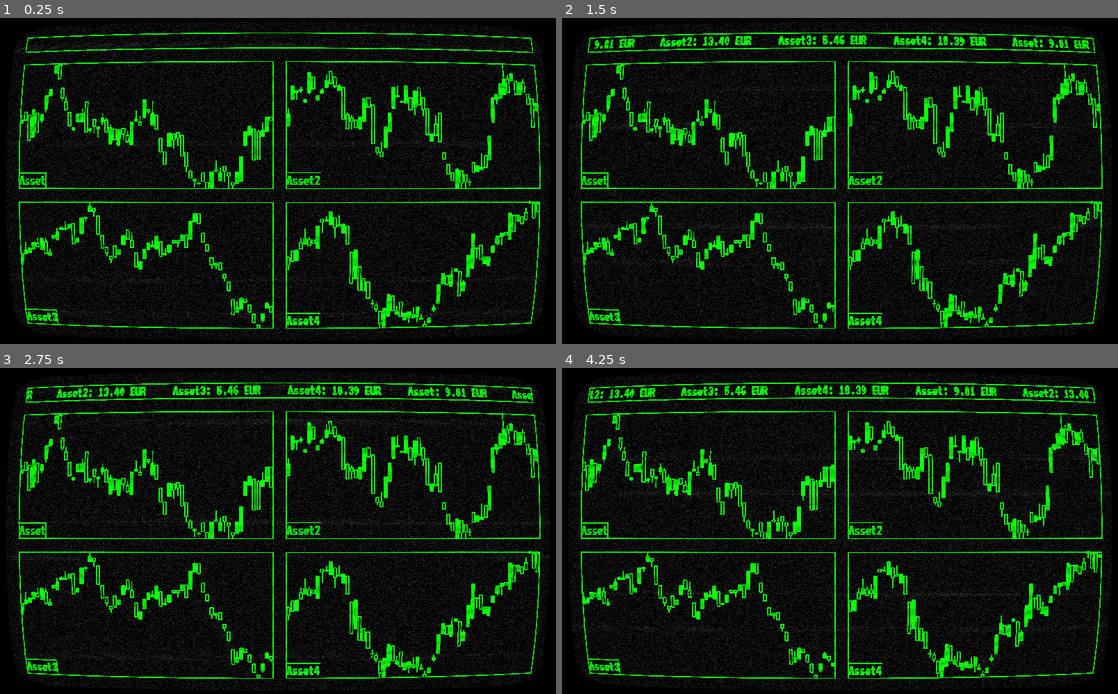
Above: before the commit, frames 1-4 (two rows, left to right).
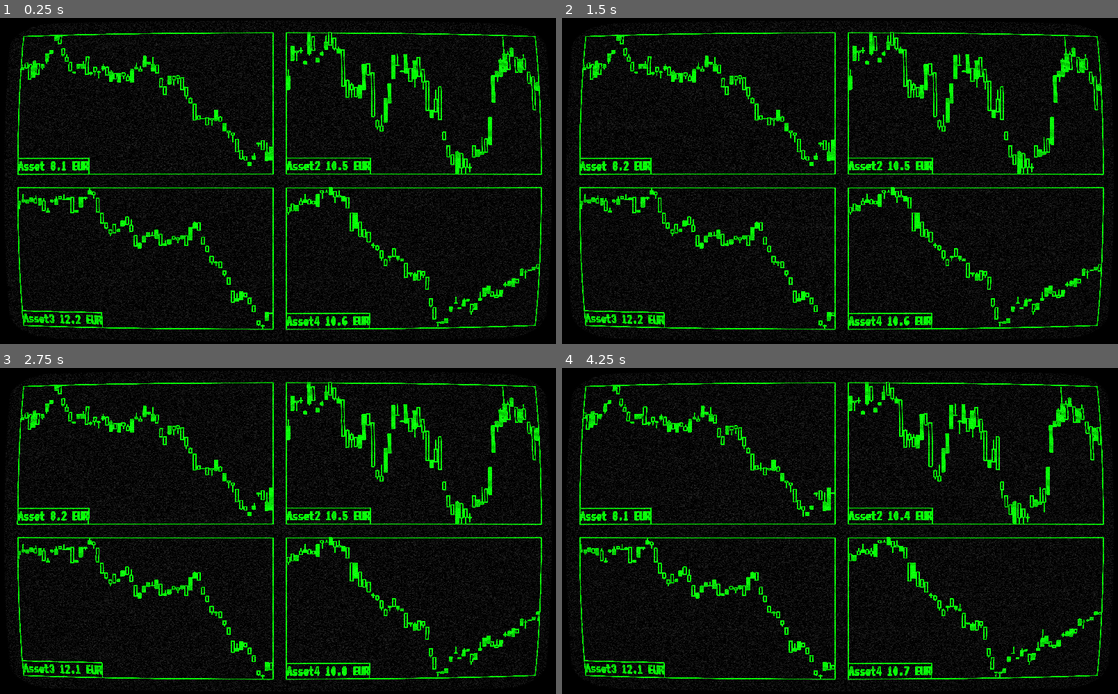
Above: after the commit, the same moments.

Repository: leopnt/hold-my-trade
Game: Godot game, scene res://scenes/Main.tscn
Two runs of this game, one before a commit and one after it. Both use one fixed random seed, a clock stepped at 60 frames per second and the inputs below.
Inputs:
- Up to frame 1 (0.25 s): no input
- Up to frame 2 (1.5 s): no input
- Up to frame 3 (2.75 s): no input
- Up to frame 4 (4.25 s): no input

The runs differ from the first frame. In frame 1, 23% of the frame differs, in the area x 0-100%, y 0-100%; in frame 2, 24%; in frame 3, 24%; in frame 4, 24%.

Commit message:
reduce standard deviation of variations

Diff:
--- a/scenes/Main.tscn
+++ b/scenes/Main.tscn
@@ -257,13 +257,13 @@
 shader_param/roll_size = 15.0
 shader_param/roll_variation = 2.988
 shader_param/distort_intensity = 0.001
-shader_param/noise_opacity = 0.178
+shader_param/noise_opacity = 0.044
 shader_param/noise_speed = 5.0
-shader_param/static_noise_intensity = 0.164
+shader_param/static_noise_intensity = 0.14
 shader_param/aberration = 0.03
 shader_param/brightness = 10.0
 shader_param/discolor = false
-shader_param/warp_amount = 0.331
+shader_param/warp_amount = 0.207
 shader_param/clip_warp = false
 shader_param/vignette_intensity = 0.4
 shader_param/vignette_opacity = 0.089
@@ -289,6 +289,7 @@
 custom_constants/separation = 24
 
 [node name="Label" type="Label" parent="CanvasLayer/VSplitContainer"]
+visible = false
 margin_right = 976.0
 margin_bottom = 31.0
 custom_colors/font_color = Color( 0, 1, 0, 1 )
@@ -297,7 +298,6 @@
 clip_text = true
 
 [node name="GridContainer" type="GridContainer" parent="CanvasLayer/VSplitContainer"]
-margin_top = 55.0
 margin_right = 976.0
 margin_bottom = 552.0
 custom_constants/vseparation = 24
@@ -308,29 +308,29 @@
 anchor_right = 0.0
 anchor_bottom = 0.0
 margin_right = 476.0
-margin_bottom = 237.0
+margin_bottom = 264.0
 
 [node name="Asset2" parent="CanvasLayer/VSplitContainer/GridContainer" instance=ExtResource( 3 )]
 anchor_right = 0.0
 anchor_bottom = 0.0
 margin_left = 500.0
 margin_right = 976.0
-margin_bottom = 237.0
+margin_bottom = 264.0
 
 [node name="Asset3" parent="CanvasLayer/VSplitContainer/GridContainer" instance=ExtResource( 3 )]
 anchor_right = 0.0
 anchor_bottom = 0.0
-margin_top = 261.0
+margin_top = 288.0
 margin_right = 476.0
-margin_bottom = 497.0
+margin_bottom = 552.0
 
 [node name="Asset4" parent="CanvasLayer/VSplitContainer/GridContainer" instance=ExtResource( 3 )]
 anchor_right = 0.0
 anchor_bottom = 0.0
 margin_left = 500.0
-margin_top = 261.0
+margin_top = 288.0
 margin_right = 976.0
-margin_bottom = 497.0
+margin_bottom = 552.0
 
 [node name="ColorRect" type="ColorRect" parent="CanvasLayer"]
 material = SubResource( 3 )
--- a/src/asset.gd
+++ b/src/asset.gd
@@ -20,8 +20,6 @@
 
     for _i in range(time_window):
         self.tick()
-
-    $Label.text = name
 
 func curr_price() -> float:
     return _price_stack[-1]
@@ -91,9 +89,9 @@
 
 func tick():
     var mean = 0.01 * get_price_force()
-    var new_price = curr_price() + rng.randfn(mean, 1)
+    var new_price = curr_price() + rng.randfn(mean, 0.1)
     while new_price < MIN_PRICE:
-        new_price = curr_price() + rng.randfn(mean, 1)
+        new_price = curr_price() + rng.randfn(mean, 0.1)
 
     _price_stack.push_back(new_price)
 
@@ -104,6 +102,9 @@
         var is_time_window_full = _price_history.size() > time_window
         if is_time_window_full:
             _clear_old()
+
+    var price_text = "%2.1f EUR" % curr_price()
+    $Label.text = "{} {}".format([name, price_text], "{}")
 
 func _dump_stack_to_history():
     for _i in range(_price_stack.size() - 1):
